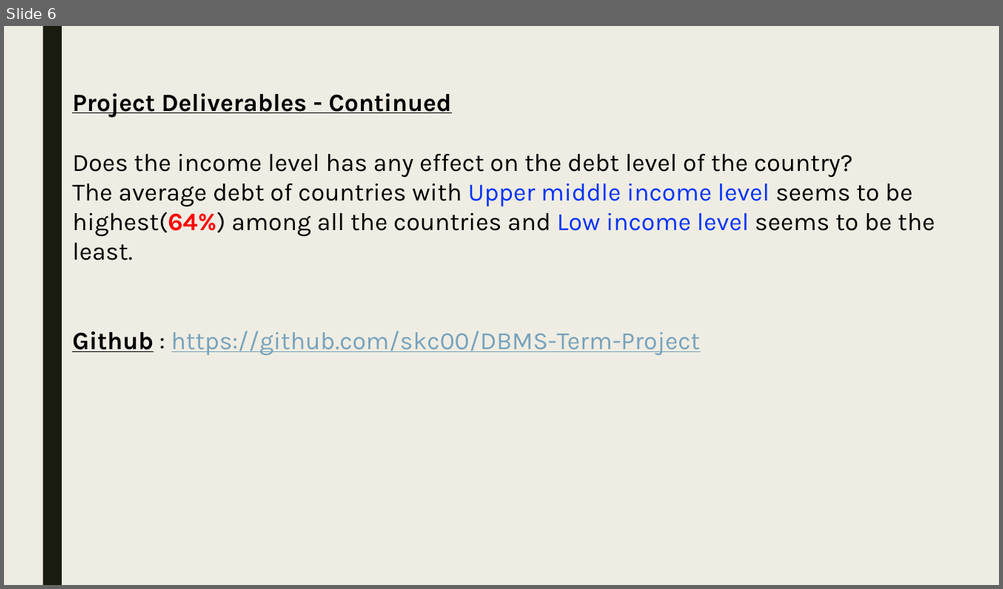
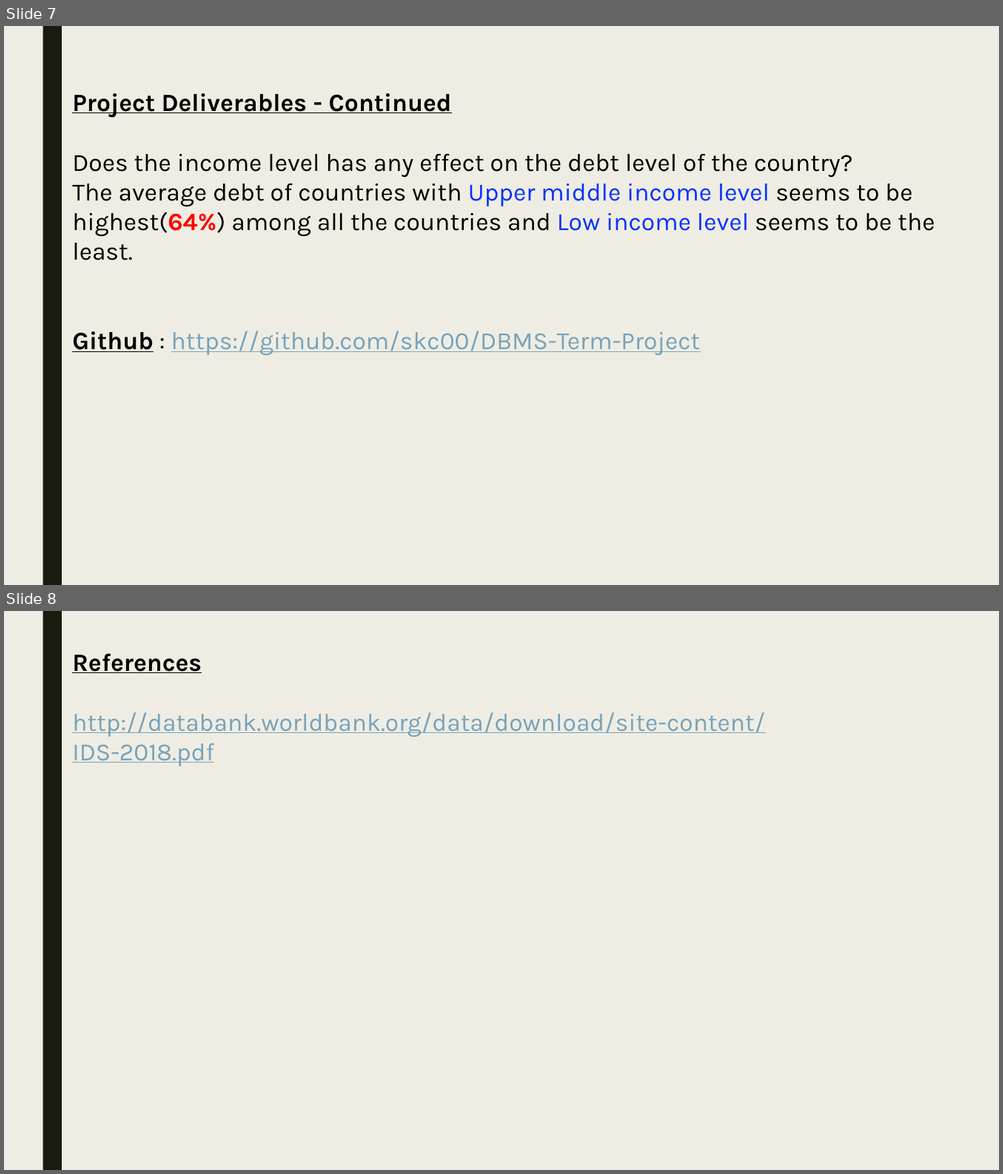
Before and after one commit to skc00/DBMS-Term-Project, a slide deck: Term Presentation MSDS7330-404 GrpB.pptx. Shown one above the other, each under a label of ours: slide 6 before the commit, slides 7 and 8 after it. The pictures are 1003x589 and 1003x1174 pixels, drawn with LibreOffice and Linux fonts; fonts in the diff are those of the drawing. Boxes give left, top, right and bottom in pixels: in the first picture for what was removed or moved away, otherwise in the second. Text is boxed around its words. In the diff, an @@ line names an element or a change of style, - is before the commit and + after.

```diff
--- a/Term Presentation MSDS7330-404 GrpB.pptx
+++ b/Term Presentation MSDS7330-404 GrpB.pptx
@@ slide 8 added at <box>4,611,999,1170</box>, background #EFEDE3; not listed: 1 template element that a slide beside it also shows @@
@@ text added at <box>72,653,765,766</box>, 24 pt, text #77A2BB, underline @@
+References
+http://databank.worldbank.org/data/download/site-content/IDS-2018.pdf
@@ what was slide 6 is now slide 7 @@
```
Also in this commit, not shown: 2 other slides added, 1 slide removed.
